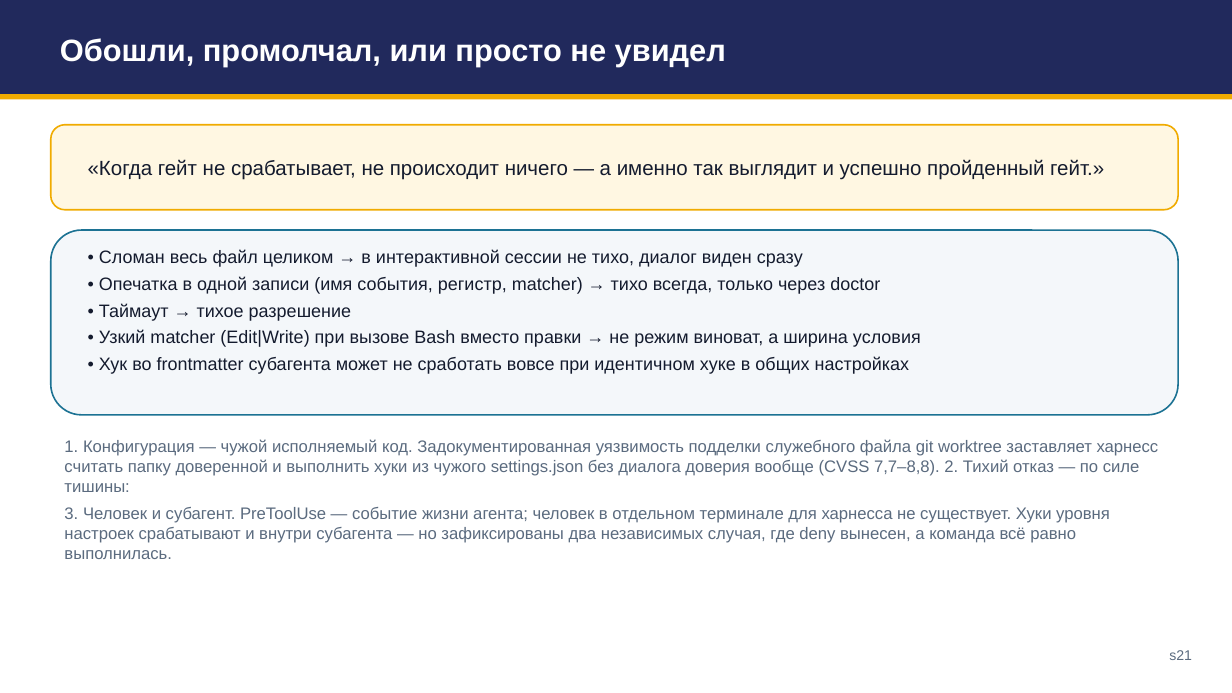
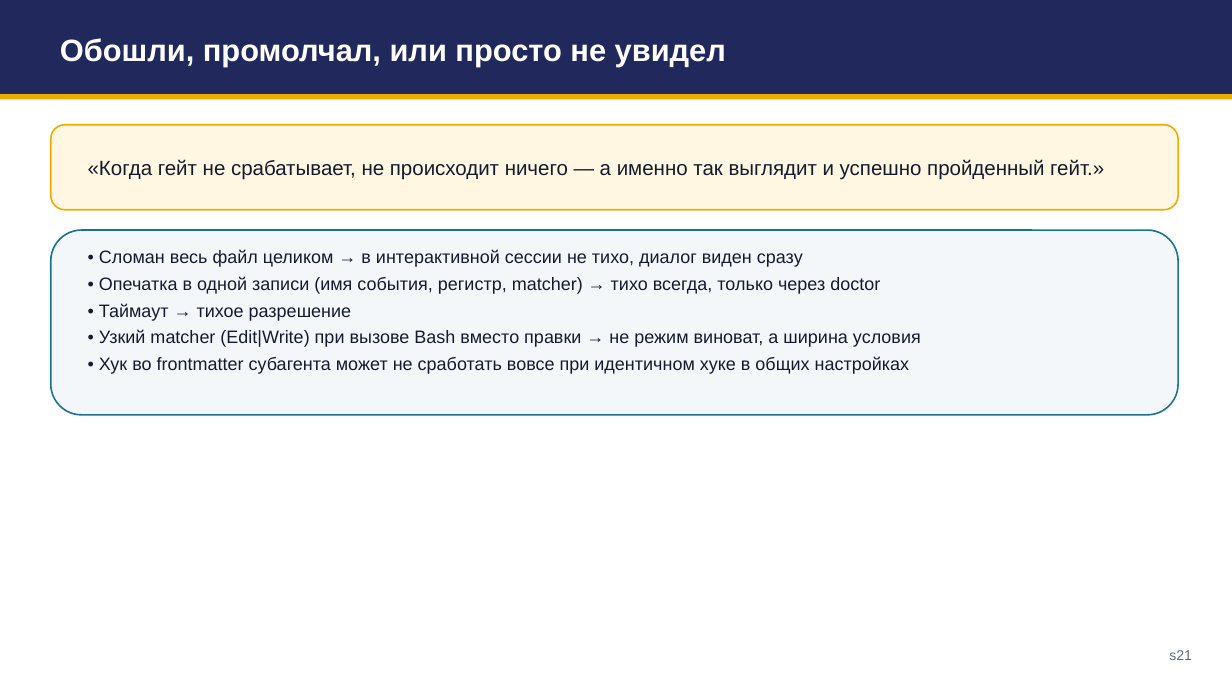
Before and after one commit to tellina-study/AI-usage-lessons, a slide deck: slide 21 of library/seminars/sem-05/rendered/sem-05.pptx. Drawn at 1232x693 pixels with LibreOffice and Linux fonts; fonts in the diff are those of the drawing. Boxes give left, top, right and bottom in pixels: in the first picture for what was removed or moved away, otherwise in the second. Text is boxed around its words. In the diff, an @@ line names an element or a change of style, - is before the commit and + after.

```diff
--- a/library/seminars/sem-05/rendered/sem-05.pptx
+++ b/library/seminars/sem-05/rendered/sem-05.pptx
@@ text removed at (64, 439, 1159, 559) @@
-1. Конфигурация — чужой исполняемый код. Задокументированная уязвимость подделки служебного файла git worktree заставляет харнесс считать папку доверенной и выполнить хуки из чужого settings.json без диалога доверия вообще (CVSS 7,7–8,8). 2. Тихий отказ — по силе тишины:
-3. Человек и субагент. PreToolUse — событие жизни агента; человек в отдельном терминале для харнесса не существует. Хуки уровня настроек срабатывают и внутри субагента — но зафиксированы два независимых случая, где deny вынесен, а команда всё равно выполнилась.
```
Also in this commit, not shown: 44 other slides changed, 5 other files.
